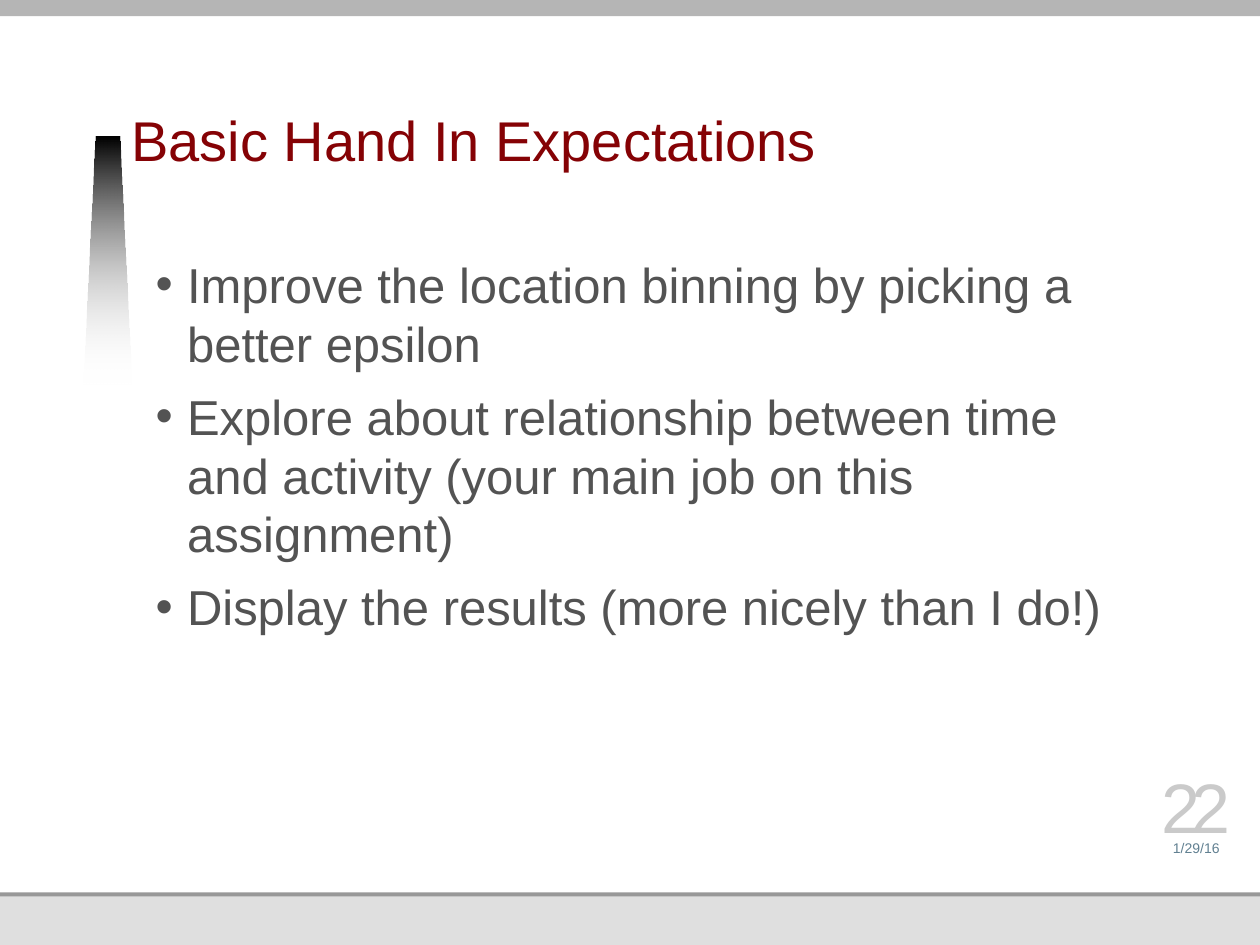
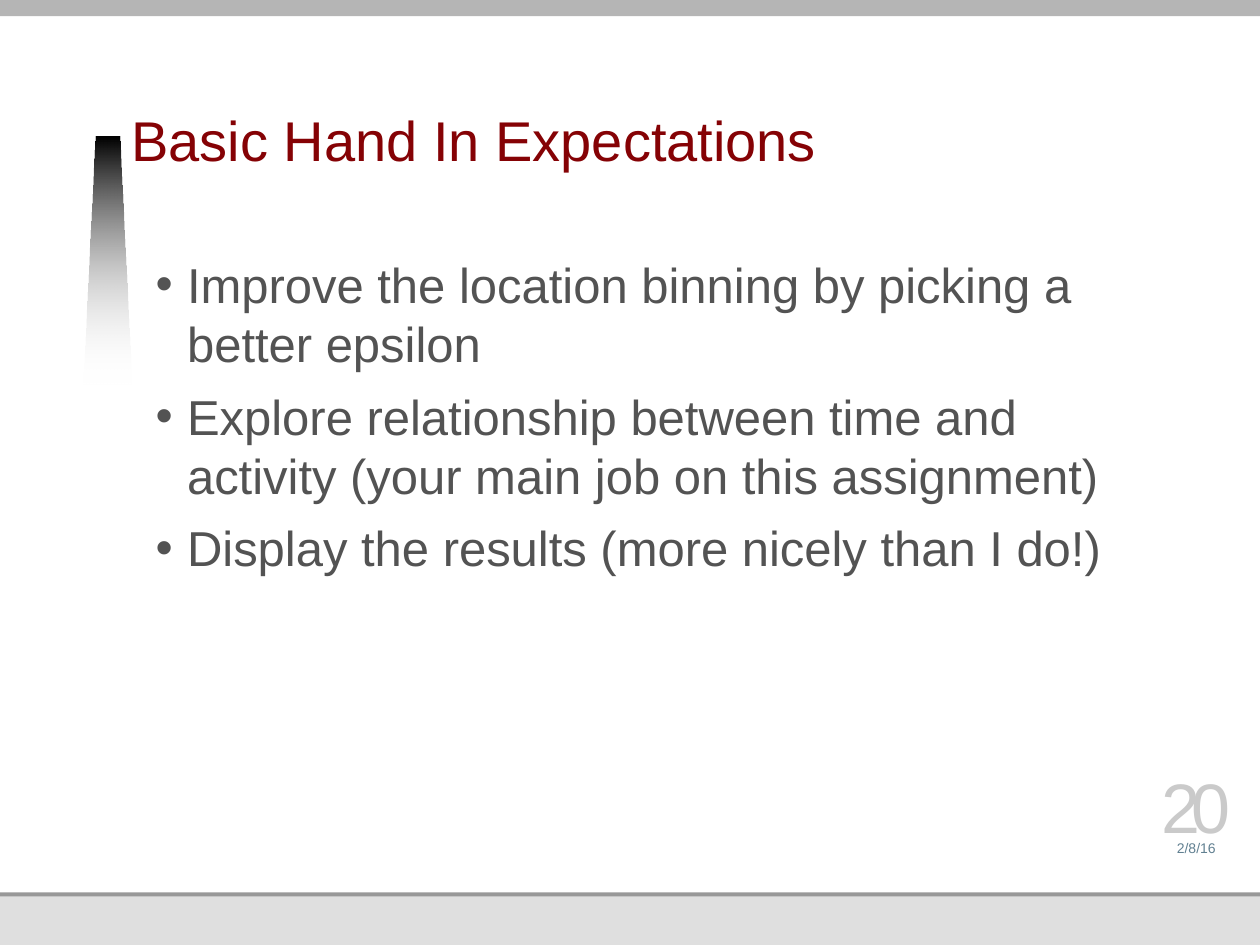
Before and after one commit to jmankoff/data, a slide deck: slide 20 of Lectures/Byte 3.pptx (slide 22 before the commit). Drawn at 1260x945 pixels with LibreOffice and Linux fonts; fonts in the diff are those of the drawing; background and template pictures are left out. Boxes give left, top, right and bottom in pixels: in the first picture for what was removed or moved away, otherwise in the second. Text is boxed around its words. In the diff, an @@ line names an element or a change of style, - is before the commit and + after.

```diff
--- a/Lectures/Byte 3.pptx
+++ b/Lectures/Byte 3.pptx
@@ text at [187, 399, 1099, 504]: text changed @@
-• Explore about relationship between time and activity (your main job on this assignment)
+• Explore relationship between time and activity (your main job on this assignment)
@@ page number at [1162, 784, 1231, 846]: text changed @@
-22
+20
@@ text at [1177, 843, 1216, 853]: text changed @@
-1/29/16
+2/8/16
```
Also in this commit, not shown: 10 other slides changed, 9 slides added, 11 slides removed, 24 other files.
